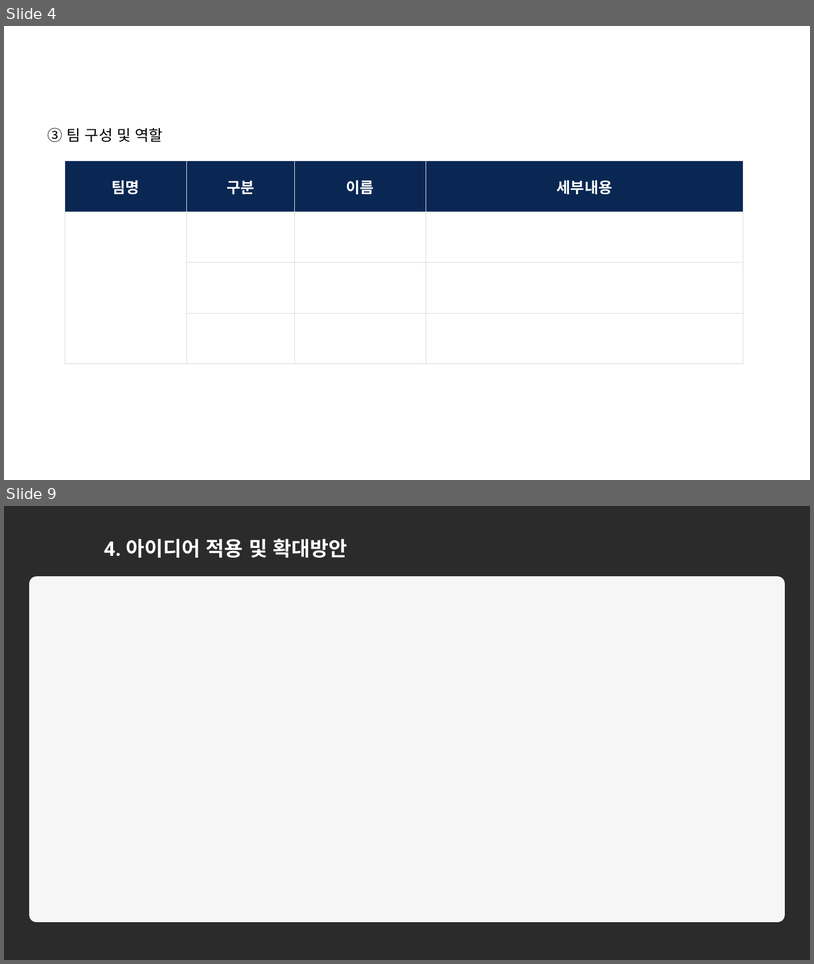
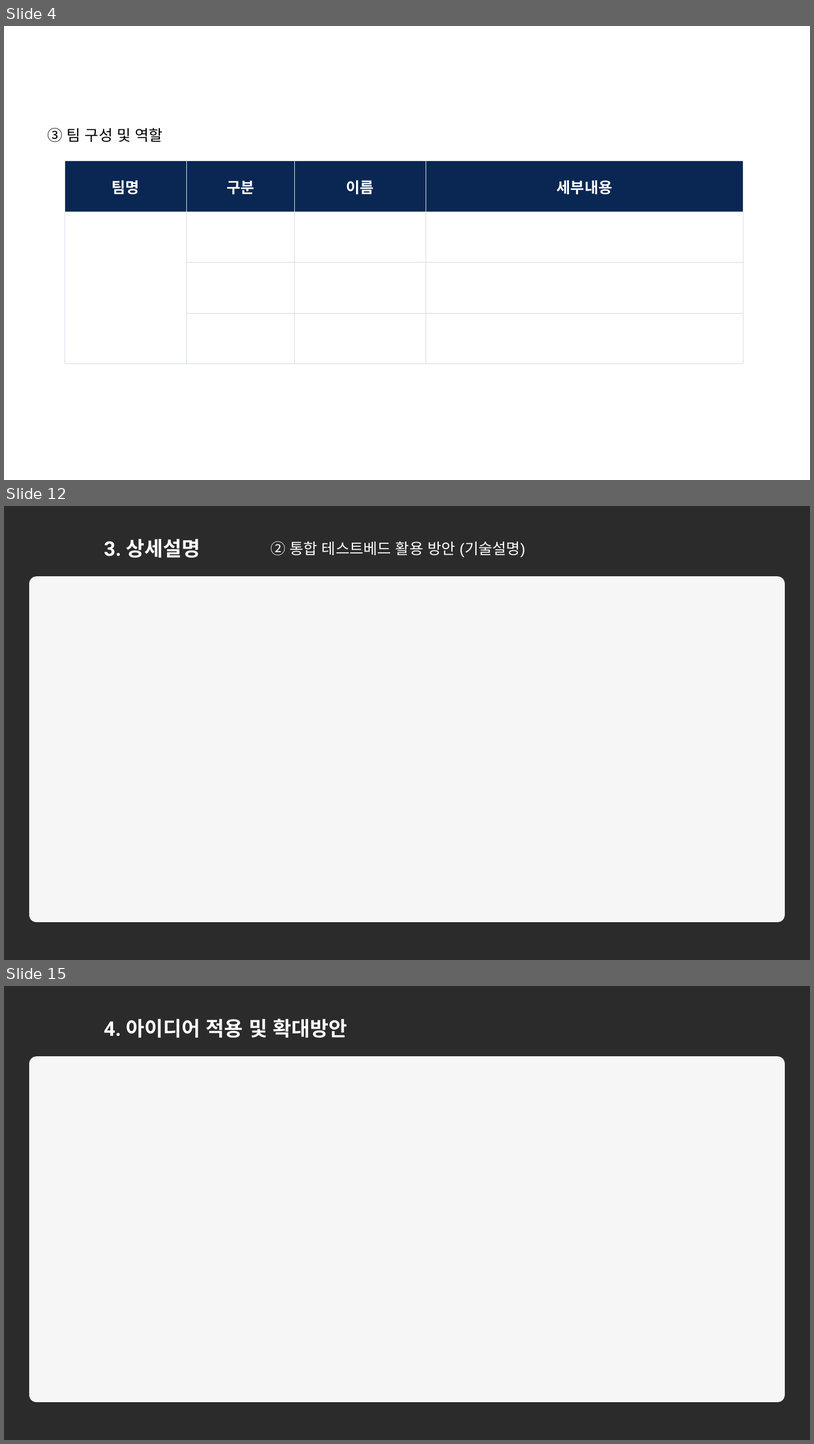
Before and after one commit to M00N7682/Document, a slide deck: NIA AI Challenge 테스트베드(9.5)/통합테스트베드_AI경진대회 참가 기획서PPT양식(팀명기입).pptx. Shown one above the other, each under a label of ours: slides 4 and 9 before the commit, slides 4, 12 and 15 after it; the slides between them are not shown. The pictures are 814x964 and 814x1444 pixels, drawn with LibreOffice and Linux fonts; fonts in the diff are those of the drawing; background and template pictures are left out; a plain dark background stands for a picture behind light text. Boxes give left, top, right and bottom in pixels: in the first picture for what was removed or moved away, otherwise in the second. Text is boxed around its words. In the diff, an @@ line names an element or a change of style, - is before the commit and + after.

```diff
--- a/NIA AI Challenge 테스트베드(9.5)/통합테스트베드_AI경진대회 참가 기획서PPT양식(팀명기입).pptx
+++ b/NIA AI Challenge 테스트베드(9.5)/통합테스트베드_AI경진대회 참가 기획서PPT양식(팀명기입).pptx
@@ slide 12 added at bbox=[4, 506, 810, 960], background picture (left out); not listed: 1 template element that a slide beside it also shows @@
@@ text added at bbox=[104, 539, 201, 558], 24 pt, text #FFFFFF, bold @@
+3. 상세설명
@@ text added at bbox=[270, 541, 526, 557], 18 pt, text #FFFFFF @@
+② 통합 테스트베드 활용 방안 (기술설명)
@@ what was slide 9 is now slide 15 @@
```
Also in this commit, not shown: 4 slides changed, 5 other slides added, 1 other file.
